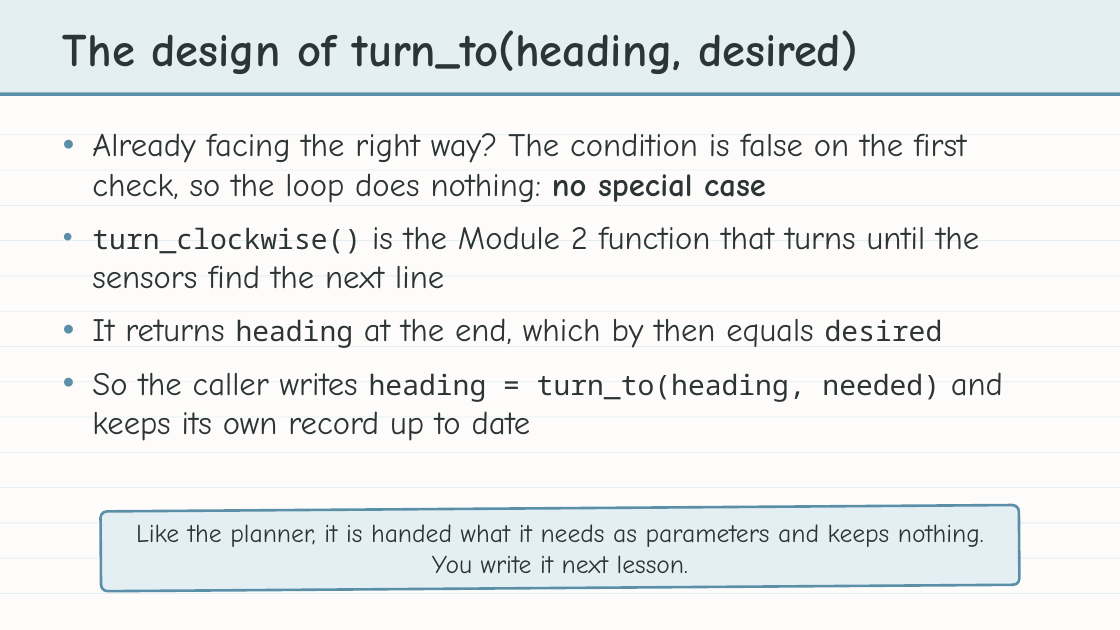
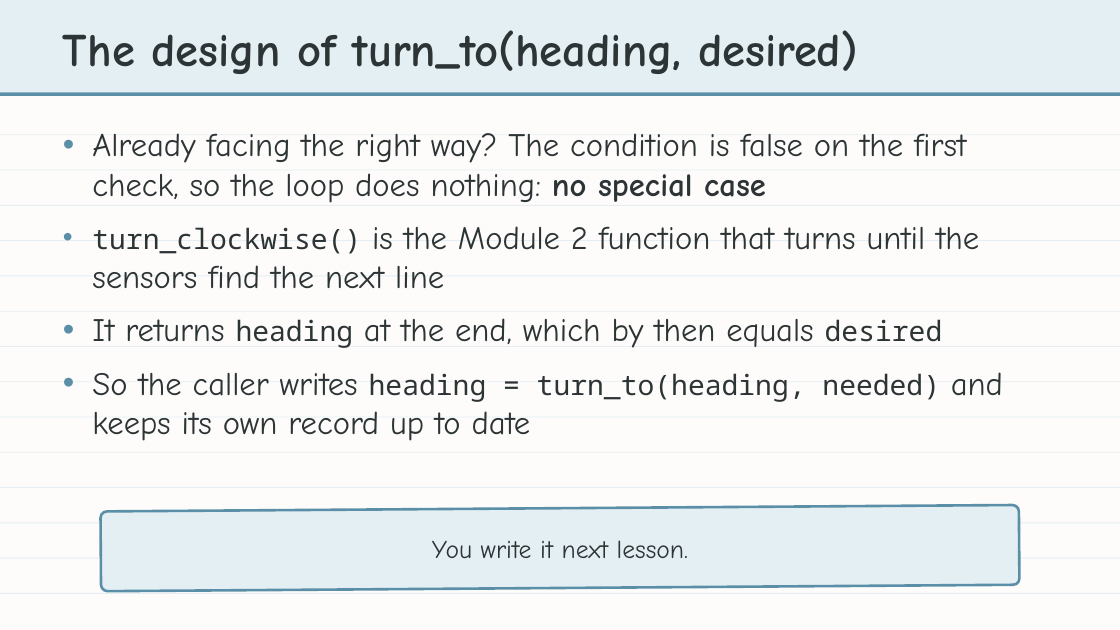
Before and after one commit to bradamiller/LearningPython, a slide deck: slide 20 of static/slides/module-04-manhattan/module-4-lesson-06-the-challenge-of-turning.pptx (slide 23 before the commit). Drawn at 1120x630 pixels with LibreOffice and Linux fonts; fonts in the diff are those of the drawing. Boxes give left, top, right and bottom in pixels: in the first picture for what was removed or moved away, otherwise in the second. Text is boxed around its words. In the diff, an @@ line names an element or a change of style, - is before the commit and + after.

```diff
--- a/static/slides/module-04-manhattan/module-4-lesson-06-the-challenge-of-turning.pptx
+++ b/static/slides/module-04-manhattan/module-4-lesson-06-the-challenge-of-turning.pptx
@@ text at [432,540,688,558]: text changed @@
-Like the planner, it is handed what it needs as parameters and keeps nothing. You write it next lesson.
+You write it next lesson.
```
Also in this commit, not shown: 2 other slides changed, 5 slides removed, 10 other files.
